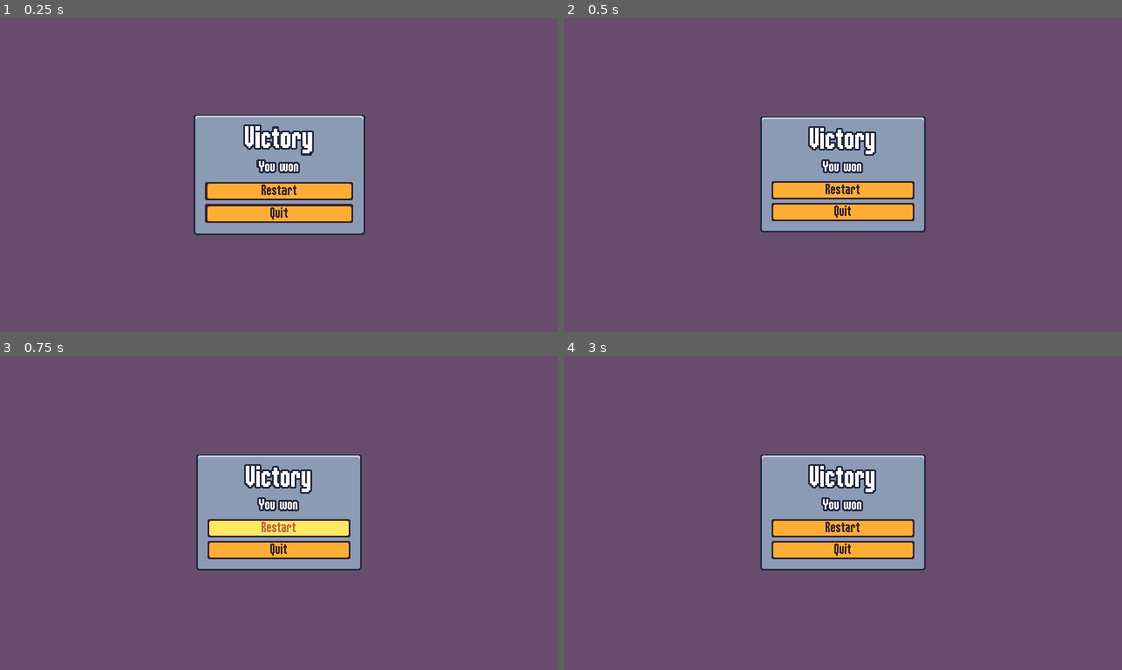
Above: before the commit, frames 1-4 (two rows, left to right).
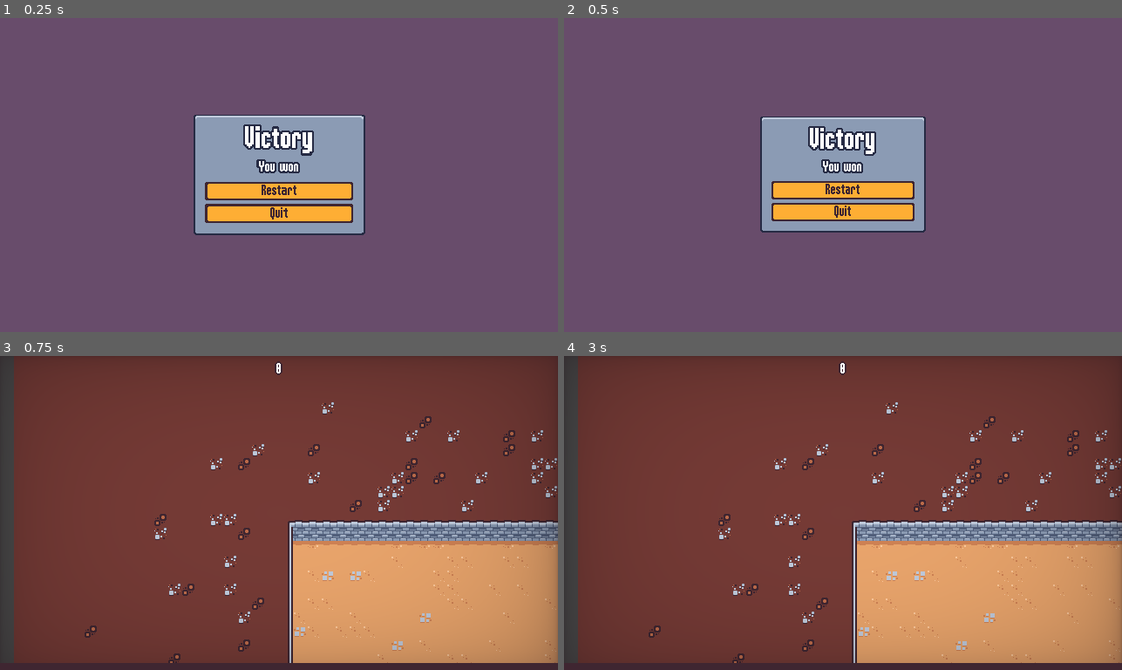
Above: after the commit, the same moments.

Repository: SugarF0x/2D-survivor-course
Game: Godot game, scene res://scenes/ui/end_screen.tscn
The game is run twice, just before and just after one commit, with the same random seed, the same clock (stepped at 60 frames per second) and the same inputs. This scene is started directly instead of the project's main scene. Sound files missing from this copy of the repository are replaced by a short silence.
Inputs (mouse positions are in pixels of both pictures, inside the frame that each line leads up to):
- Up to frame 1 (0.25 s): no input
- Up to frame 2 (0.5 s): no input
- Up to frame 3 (0.75 s): click "Restart" at 0.5 s
- Up to frame 4 (3 s): click (843, 528) at 1.25 s, where only the run before the commit has a clickable "Restart"; click (843, 528) at 2 s, where only the run before the commit has a clickable "Restart"; tap Enter at 2.75 s; move the mouse to (965, 497) at 2.77 s; press the mouse at (965, 497) at 2.78 s; hold D (move_right) from 2.78 s (still down)

Frames 1-2 are identical in both runs. In frame 3, 100% of the frame differs, in the area x 0-100%, y 0-100%; in frame 4, 100%.
Error before the commit: Invalid access to property or key 'pressed' on a base object of type 'null instance'. (res://scenes/ui/end_screen.gd:19)
Error after the commit: Invalid assignment of property or key 'paused' with value of type 'bool' on a base object of type 'null instance'. (res://scenes/ui/end_screen.gd:40)

Commit message:
add end screen sfx

Diff:
--- a/scenes/main/main.gd
+++ b/scenes/main/main.gd
@@ -11,3 +11,4 @@
 	var end_screen_instance = end_screen_scene.instantiate()
 	add_child(end_screen_instance)
 	end_screen_instance.set_defeat()
+	end_screen_instance.play_jingle()
--- a/scenes/manager/arena_time_manager.gd
+++ b/scenes/manager/arena_time_manager.gd
@@ -28,3 +28,4 @@
 func on_timer_timeout():
 	var end_screen_instance = end_screen_scene.instantiate()
 	add_child(end_screen_instance)
+	end_screen_instance.play_jingle()
--- a/scenes/ui/end_screen.gd
+++ b/scenes/ui/end_screen.gd
@@ -5,6 +5,10 @@
 @onready var restart_button = %RestartButton as Button
 @onready var quit_button = %QuitButton as Button
 @onready var panel_container = %PanelContainer as PanelContainer
+@onready var victory_stream_player = $VictoryStreamPlayer
+@onready var defeat_stream_player = $DefeatStreamPlayer
+
+var defeat = false
 
 
 func _ready():
@@ -21,8 +25,14 @@
 
 
 func set_defeat():
+	defeat = true
 	title_label.text = 'Defeat'
 	description_label.text = 'You died'
+
+
+func play_jingle():
+	if defeat: defeat_stream_player.play()
+	else: victory_stream_player.play()
 
 
 func on_restart_pressed():
--- a/scenes/ui/end_screen.tscn
+++ b/scenes/ui/end_screen.tscn
@@ -1,7 +1,9 @@
-[gd_scene load_steps=7 format=3 uid="uid://db1n01vca0je4"]
+[gd_scene load_steps=9 format=3 uid="uid://db1n01vca0je4"]
 
 [ext_resource type="Script" path="res://scenes/ui/end_screen.gd" id="1_3k266"]
+[ext_resource type="AudioStream" uid="uid://c8dj1icprmtkf" path="res://assets/audio/jingles_victory.ogg" id="2_iv83h"]
 [ext_resource type="PackedScene" uid="uid://dx41vbtn8htxd" path="res://scenes/ui/sound_button.tscn" id="2_qi0ne"]
+[ext_resource type="AudioStream" uid="uid://bfdsymfaerfpg" path="res://assets/audio/jingles_defeat.ogg" id="3_kf2f0"]
 
 [sub_resource type="Animation" id="Animation_47j8e"]
 length = 0.001
@@ -62,6 +64,14 @@
 [node name="EndScreen" type="CanvasLayer"]
 process_mode = 3
 script = ExtResource("1_3k266")
+
+[node name="VictoryStreamPlayer" type="AudioStreamPlayer" parent="."]
+stream = ExtResource("2_iv83h")
+volume_db = -5.0
+
+[node name="DefeatStreamPlayer" type="AudioStreamPlayer" parent="."]
+stream = ExtResource("3_kf2f0")
+volume_db = -5.0
 
 [node name="AnimationPlayer" type="AnimationPlayer" parent="."]
 autoplay = "in"
@@ -131,9 +141,11 @@
 layout_mode = 2
 
 [node name="RestartButton" parent="MarginContainer/PanelContainer/MarginContainer/VBoxContainer/VBoxContainer" instance=ExtResource("2_qi0ne")]
+unique_name_in_owner = true
 layout_mode = 2
 text = "Restart"
 
 [node name="QuitButton" parent="MarginContainer/PanelContainer/MarginContainer/VBoxContainer/VBoxContainer" instance=ExtResource("2_qi0ne")]
+unique_name_in_owner = true
 layout_mode = 2
 text = "Quit"
Not shown, added: assets/audio/jingles_defeat.ogg.import
Not shown, added: assets/audio/jingles_victory.ogg.import
Not shown, added: assets/audio/jingles_defeat.ogg
Not shown, added: assets/audio/jingles_victory.ogg
